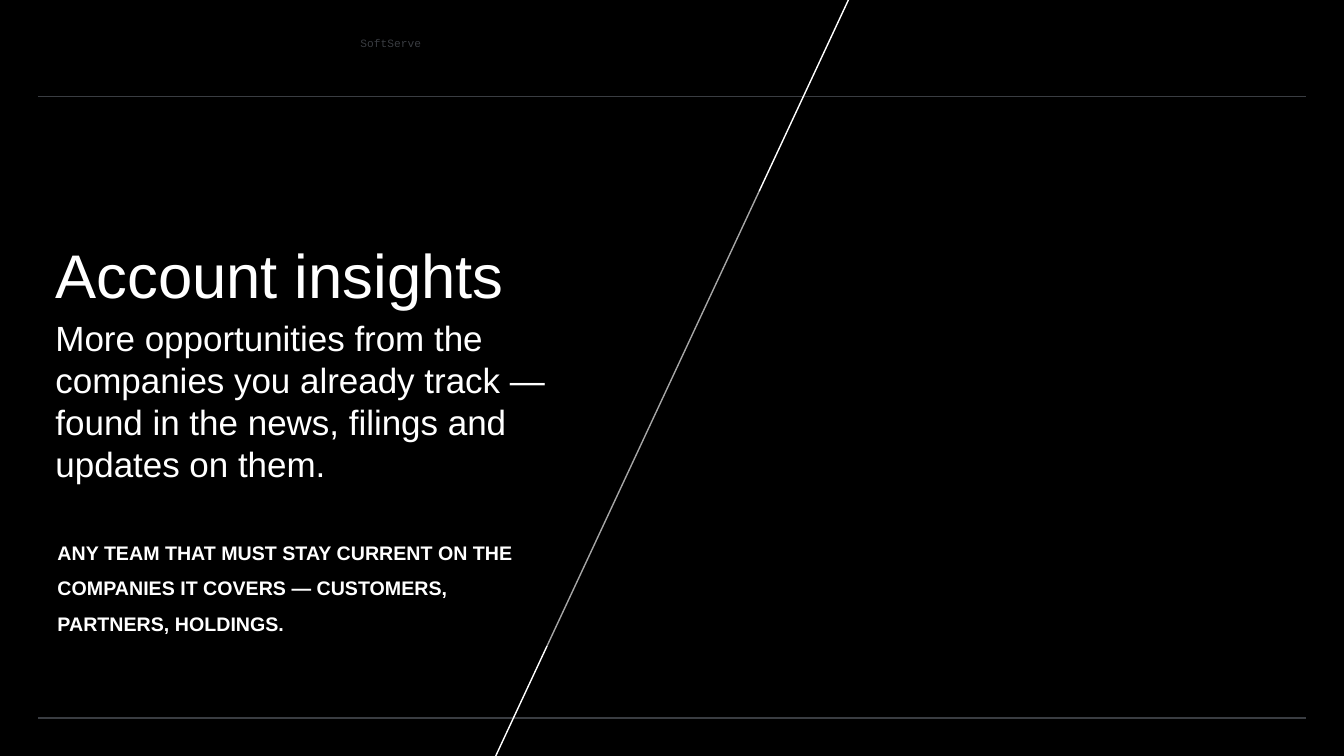
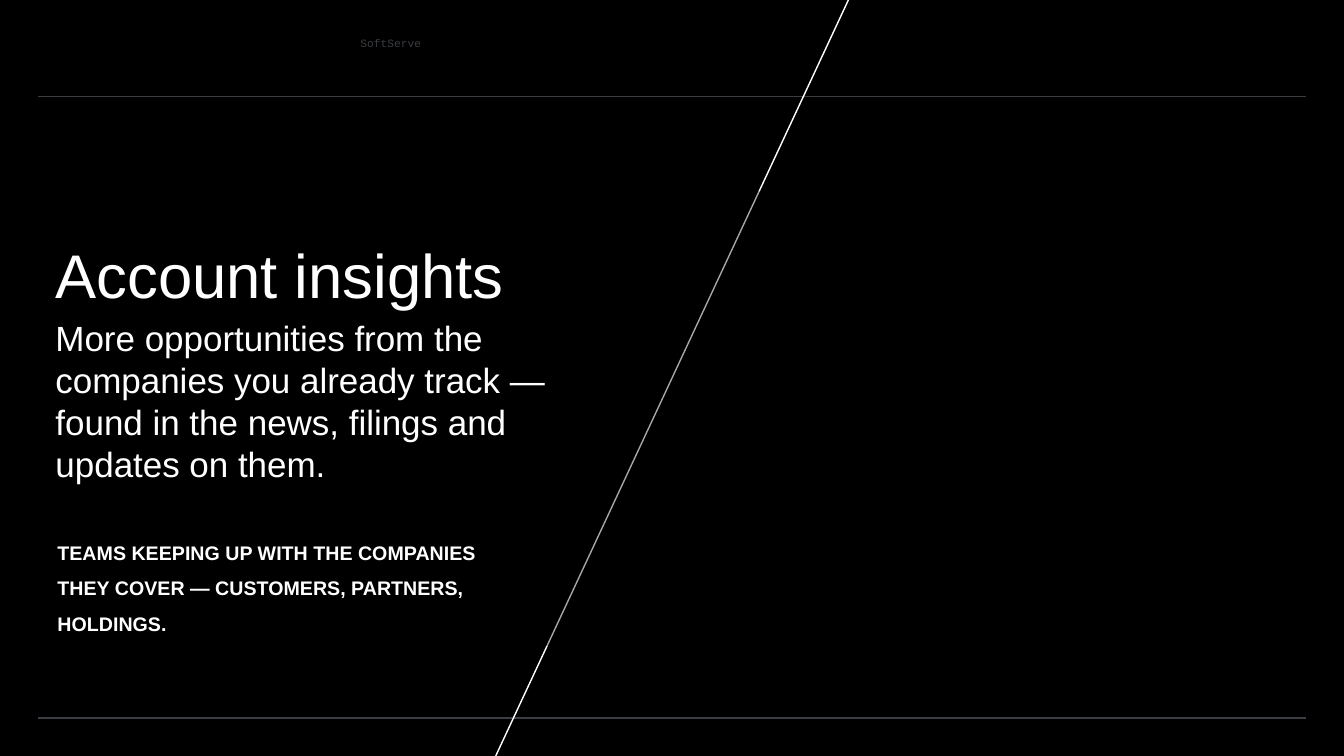
Before and after one commit to alexey-orlov/AO-Personal-OS, a slide deck: slide 1 of outputs/oracle-packs/account-insights/artifacts/account-insights-sales-deck.pptx. Drawn at 1344x756 pixels with LibreOffice and Linux fonts; fonts in the diff are those of the drawing; background and template pictures are left out. Boxes give left, top, right and bottom in pixels: in the first picture for what was removed or moved away, otherwise in the second. Text is boxed around its words. In the diff, an @@ line names an element or a change of style, - is before the commit and + after.

```diff
--- a/outputs/oracle-packs/account-insights/artifacts/account-insights-sales-deck.pptx
+++ b/outputs/oracle-packs/account-insights/artifacts/account-insights-sales-deck.pptx
@@ text at (x1=57, y1=546, x2=475, y2=598): text changed @@
-ANY TEAM THAT MUST STAY CURRENT ON THE COMPANIES IT COVERS — CUSTOMERS, PARTNERS, HOLDINGS.
+TEAMS KEEPING UP WITH THE COMPANIES THEY COVER — CUSTOMERS, PARTNERS, HOLDINGS.
```
Also in this commit, not shown: 1 other slide changed, 2 other files.
